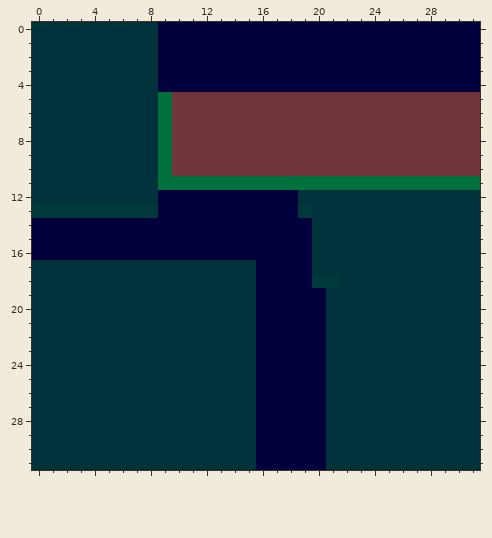
Two states of a pixel-art sprite, res/levels/outside_cave.png. The picture above was drawn from the file before the commit.
The file is 32x32 pixels. Colours within 5 levels of each other are drawn and written as one.
New version:
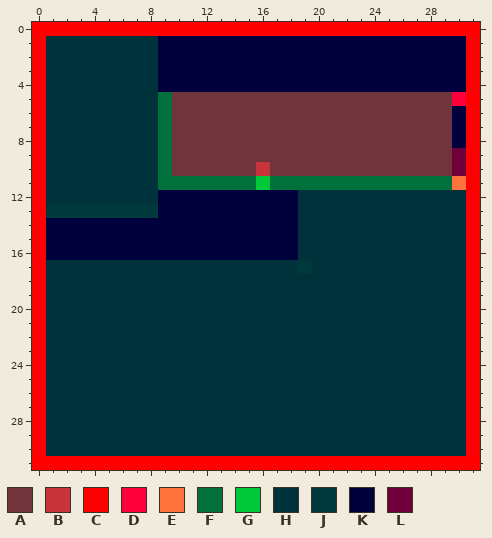
Palette (. is transparent): A #71343c  B #c8343c  C #ff0000  D #ff003c  E #ff723c  F #00713c  G #00c93c  H #00323c  J #00393c  K #00003c  L #6f003c
Diff:
@@ x 0..31 @@
- 0 HHHHHHHHHKKKKKKKKKKKKKKKKKKKKKKK
- 1 HHHHHHHHHKKKKKKKKKKKKKKKKKKKKKKK
- 2 HHHHHHHHHKKKKKKKKKKKKKKKKKKKKKKK
- 3 HHHHHHHHHKKKKKKKKKKKKKKKKKKKKKKK
- 4 HHHHHHHHHKKKKKKKKKKKKKKKKKKKKKKK
- 5 HHHHHHHHHFAAAAAAAAAAAAAAAAAAAAAA
- 6 HHHHHHHHHFAAAAAAAAAAAAAAAAAAAAAA
- 7 HHHHHHHHHFAAAAAAAAAAAAAAAAAAAAAA
- 8 HHHHHHHHHFAAAAAAAAAAAAAAAAAAAAAA
- 9 HHHHHHHHHFAAAAAAAAAAAAAAAAAAAAAA
-10 HHHHHHHHHFAAAAAAAAAAAAAAAAAAAAAA
-11 HHHHHHHHHFFFFFFFFFFFFFFFFFFFFFFF
-12 HHHHHHHHHKKKKKKKKKKHHHHHHHHHHHHH
-13 JJJJJJJJJKKKKKKKKKKJHHHHHHHHHHHH
-14 KKKKKKKKKKKKKKKKKKKKHHHHHHHHHHHH
-15 KKKKKKKKKKKKKKKKKKKKHHHHHHHHHHHH
-16 KKKKKKKKKKKKKKKKKKKKHHHHHHHHHHHH
-17 HHHHHHHHHHHHHHHHKKKKHHHHHHHHHHHH
-18 HHHHHHHHHHHHHHHHKKKKJJHHHHHHHHHH
-19 HHHHHHHHHHHHHHHHKKKKKHHHHHHHHHHH
-20 HHHHHHHHHHHHHHHHKKKKKHHHHHHHHHHH
-21 HHHHHHHHHHHHHHHHKKKKKHHHHHHHHHHH
-22 HHHHHHHHHHHHHHHHKKKKKHHHHHHHHHHH
-23 HHHHHHHHHHHHHHHHKKKKKHHHHHHHHHHH
-24 HHHHHHHHHHHHHHHHKKKKKHHHHHHHHHHH
-25 HHHHHHHHHHHHHHHHKKKKKHHHHHHHHHHH
-26 HHHHHHHHHHHHHHHHKKKKKHHHHHHHHHHH
-27 HHHHHHHHHHHHHHHHKKKKKHHHHHHHHHHH
-28 HHHHHHHHHHHHHHHHKKKKKHHHHHHHHHHH
-29 HHHHHHHHHHHHHHHHKKKKKHHHHHHHHHHH
-30 HHHHHHHHHHHHHHHHKKKKKHHHHHHHHHHH
-31 HHHHHHHHHHHHHHHHKKKKKHHHHHHHHHHH
+ 0 CCCCCCCCCCCCCCCCCCCCCCCCCCCCCCCC
+ 1 CHHHHHHHHKKKKKKKKKKKKKKKKKKKKKKC
+ 2 CHHHHHHHHKKKKKKKKKKKKKKKKKKKKKKC
+ 3 CHHHHHHHHKKKKKKKKKKKKKKKKKKKKKKC
+ 4 CHHHHHHHHKKKKKKKKKKKKKKKKKKKKKKC
+ 5 CHHHHHHHHFAAAAAAAAAAAAAAAAAAAADC
+ 6 CHHHHHHHHFAAAAAAAAAAAAAAAAAAAAKC
+ 7 CHHHHHHHHFAAAAAAAAAAAAAAAAAAAAKC
+ 8 CHHHHHHHHFAAAAAAAAAAAAAAAAAAAAKC
+ 9 CHHHHHHHHFAAAAAAAAAAAAAAAAAAAALC
+10 CHHHHHHHHFAAAAAABAAAAAAAAAAAAALC
+11 CHHHHHHHHFFFFFFFGFFFFFFFFFFFFFEC
+12 CHHHHHHHHKKKKKKKKKKHHHHHHHHHHHHC
+13 CJJJJJJJJKKKKKKKKKKHHHHHHHHHHHHC
+14 CKKKKKKKKKKKKKKKKKKHHHHHHHHHHHHC
+15 CKKKKKKKKKKKKKKKKKKHHHHHHHHHHHHC
+16 CKKKKKKKKKKKKKKKKKKHHHHHHHHHHHHC
+17 CHHHHHHHHHHHHHHHHHHJHHHHHHHHHHHC
+18 CHHHHHHHHHHHHHHHHHHHHHHHHHHHHHHC
+19 CHHHHHHHHHHHHHHHHHHHHHHHHHHHHHHC
+20 CHHHHHHHHHHHHHHHHHHHHHHHHHHHHHHC
+21 CHHHHHHHHHHHHHHHHHHHHHHHHHHHHHHC
+22 CHHHHHHHHHHHHHHHHHHHHHHHHHHHHHHC
+23 CHHHHHHHHHHHHHHHHHHHHHHHHHHHHHHC
+24 CHHHHHHHHHHHHHHHHHHHHHHHHHHHHHHC
+25 CHHHHHHHHHHHHHHHHHHHHHHHHHHHHHHC
+26 CHHHHHHHHHHHHHHHHHHHHHHHHHHHHHHC
+27 CHHHHHHHHHHHHHHHHHHHHHHHHHHHHHHC
+28 CHHHHHHHHHHHHHHHHHHHHHHHHHHHHHHC
+29 CHHHHHHHHHHHHHHHHHHHHHHHHHHHHHHC
+30 CHHHHHHHHHHHHHHHHHHHHHHHHHHHHHHC
+31 CCCCCCCCCCCCCCCCCCCCCCCCCCCCCCCC
Where, in picture pixels (left, top, right, bottom), the same in both pictures:
changed: (32, 22, 480, 470)
